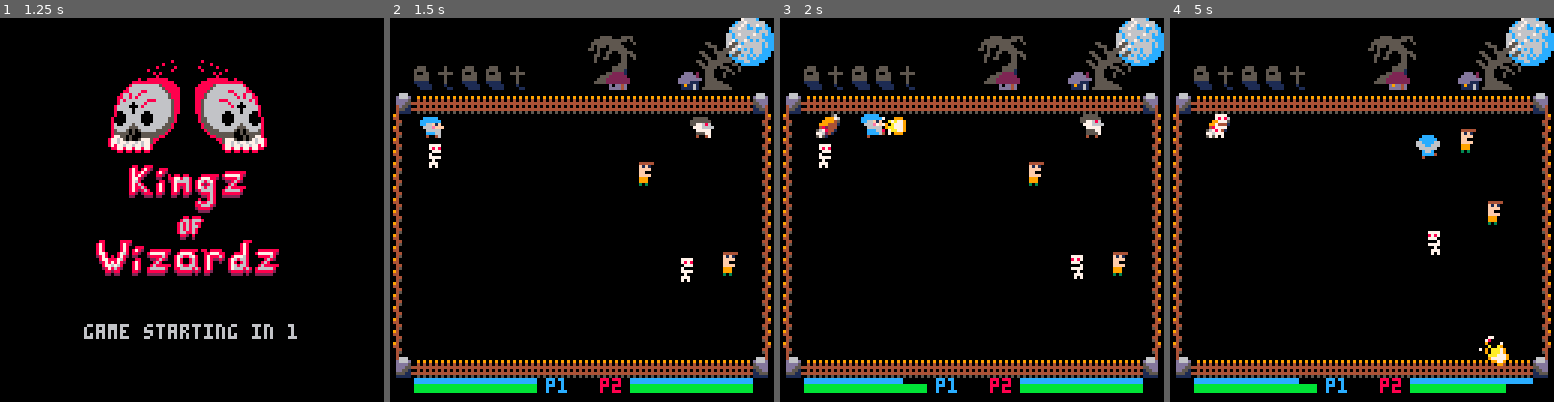
Above: before the commit, frames 1-4 (left to right).
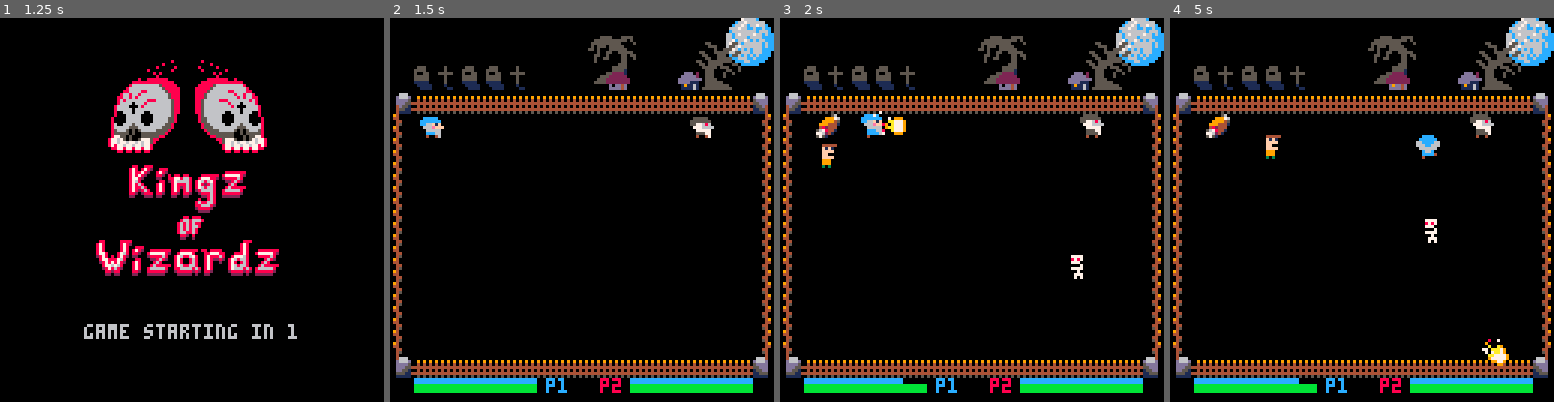
Above: after the commit, the same moments.

Repository: ravertass/wizardkingz
Game: PICO-8 cartridge wizardz.p8
Same seed, same stepped clock (60 frames per second), same inputs: the game is played once before the commit and once after it.
Inputs:
- Up to frame 1 (1.25 s): tap X (X key) at 0.33, 1.07 s; tap O (Z key) at 0.7 s
- Up to frame 2 (1.5 s): no input
- Up to frame 3 (2 s): hold Right from 1.6 s (still down); tap O (Z key) at 1.7 s; tap X (X key) at 1.85 s
- Up to frame 4 (5 s): release Right at 2.1 s; tap O (Z key) every 0.4 s from 2.1 to 4.9 s; hold Up 2.15-2.42 s; hold Right 2.47-3.03 s; tap X (X key) at 2.97, 4.08 s; hold Left 3.08-3.58 s; hold Down 3.63-3.97 s; hold Right 4.02-4.68 s; hold Up from 4.73 s (still down)

Frame 1 is identical in both runs. In frame 2, 0.6% of the frame differs, in the area x 10-91%, y 32-69%; in frame 3, 0.6%; in frame 4, 1.3%, in the area x 11-95%, y 25-98%.

Commit message:
Add spawn animation-logic

Diff:
--- a/wizardz.p8
+++ b/wizardz.p8
@@ -226,6 +226,7 @@
     spawn_sprs = human_spawn_sprs,
     spawn_time = time(),
     spawned = false,
+    spawn_frame_count = 1,
   })
 end
 
@@ -243,6 +244,7 @@
     spawn_sprs = skeltal_spawn_sprs,
     spawn_time = time(),
     spawned = false,
+    spawn_frame_count = 1,
   })
 end
 
@@ -262,8 +264,6 @@
   expl_particles = {}
   baits = {}
   add_skeltal()
-  add_skeltal()
-  add_human()
   add_human()
   music(c_song_1)
 end
@@ -683,9 +683,7 @@
       -- do nothing
     end
   else
-    if flr(s.spawn_time)+1 <= time() then
-      s.spawned = true
-    end
+    spawn_creature(s)
   end
 end
 
@@ -702,13 +700,15 @@
       -- do nothing
     end
   else
-    if flr(h.spawn_time)+1 <= time() then
-      h.spawned = true
-    end
-  end
-end
-
-----function spawn_
+    spawn_creature(h)
+  end
+end
+
+function spawn_creature(c)
+    if flr(c.spawn_time)+1 <= time() then
+      c.spawned = true
+    end
+end
 
 function select_target(s)
   local targets = get_targets(s)
@@ -951,8 +951,8 @@
 function draw_entity(e)
   if e.type == "projectile" then
     draw_projectile(e)
-  elseif e.type == 'skeltal' then
-    draw_skeltal(e)
+  elseif e.type == 'skeltal' or e.type == 'human' then
+    draw_enemy(e)
   elseif e.type == 'player' then
     draw_player(e)
   else
@@ -1013,9 +1013,22 @@
   e.spr = anims[e.spr_ix]
 end
 
-function draw_skeltal(e)
-  flip_x = e.vel.x < 0
-  spr(e.spr, e.x, e.y, 1, 1, flip_x)
+function draw_enemy(e)
+  if e.spawned then
+    flip_x = e.vel.x < 0
+    spr(e.spr, e.x, e.y, 1, 1, flip_x)
+  else
+    draw_spawn_creature(e)
+  end
+end
+
+function draw_spawn_creature(e)
+  if e.spawn_frame_count < 15 then
+    spr(e.spawn_sprs[1], e.x, e.y, 1, 1)
+  else
+    spr(e.spawn_sprs[2], e.x, e.y, 1, 1)
+  end
+  e.spawn_frame_count += 1
 end
 
 function draw_projectile(e)
